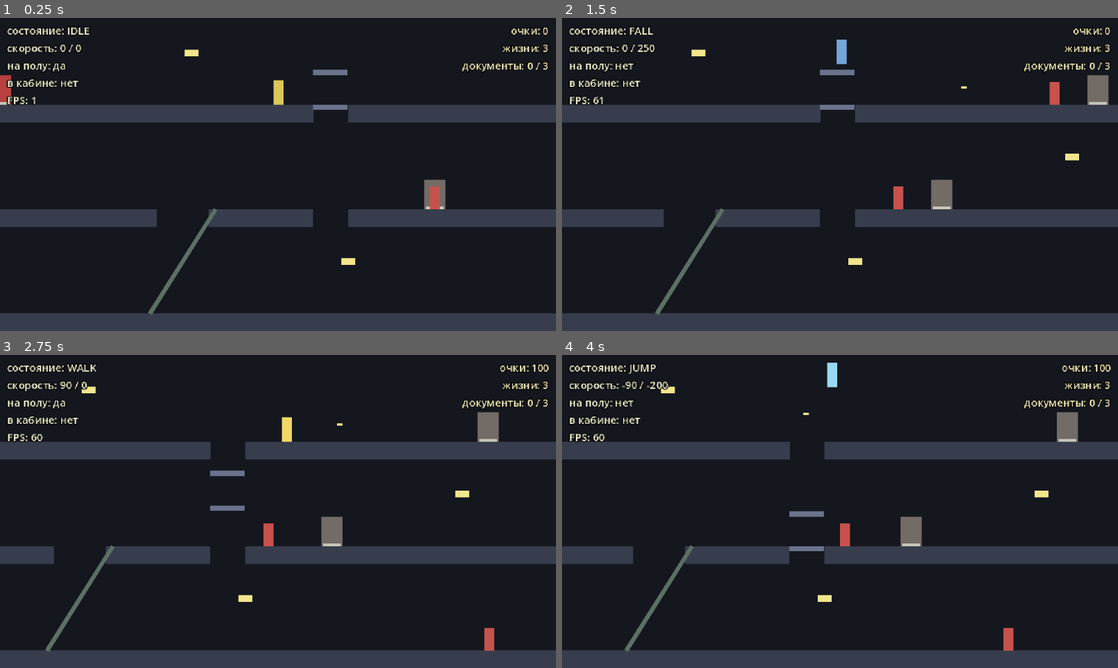
Above: before the commit, frames 1-4 (two rows, left to right).
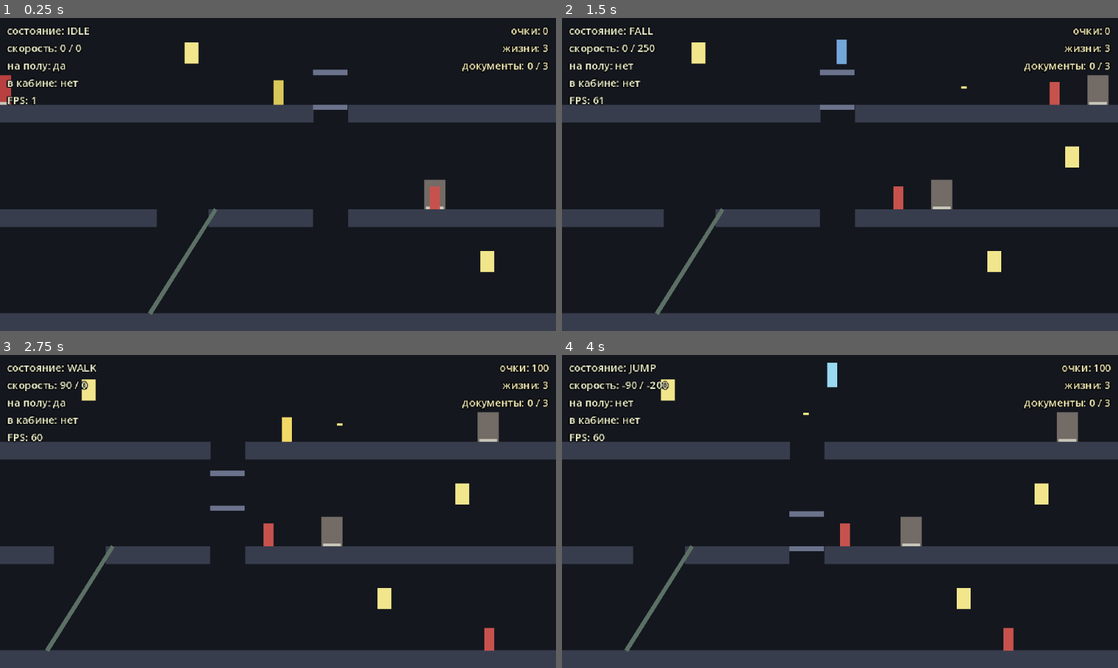
Above: after the commit, the same moments.

Repository: BalashovDmitriy/elaction
Game: Godot game, scene res://src/main.tscn
The game is run twice, just before and just after one commit, with the same random seed, the same clock (stepped at 60 frames per second) and the same inputs.
Inputs (mouse positions are in pixels of both pictures, inside the frame that each line leads up to):
- Up to frame 1 (0.25 s): no input
- Up to frame 2 (1.5 s): tap Enter at 0.5 s; move the mouse to (962, 158) at 0.52 s; hold Right (move_right) 0.53-1.25 s; tap X (shoot) at 0.6 s; click (962, 158) at 0.67 s; tap Space (jump) at 0.77 s; drag from (728, 190) to (851, 21) at 1.27 s
- Up to frame 3 (2.75 s): move the mouse to (333, 442) at 2.02 s; hold Right (move_right) from 2.03 s (still down); hold Shift from 2.03 s (still down); click (333, 442) at 2.17 s; tap X (shoot) at 2.3 s
- Up to frame 4 (4 s): release Right (move_right) at 2.75 s; release Shift at 2.75 s; drag from (812, 574) to (789, 489) at 2.77 s; move the mouse to (1006, 558) at 3.52 s; hold Left (move_left) from 3.53 s (still down); tap Ctrl at 3.6 s; click (1006, 558) at 3.67 s; tap Space (jump) at 3.77 s; tap X (shoot) at 3.8 s

The runs differ from the first frame. In frame 1, 0.4% of the frame differs, in the area x 33-89%, y 7-82%; in frame 2, 0.5%; in frame 3, 0.5%, in the area x 14-85%, y 7-82%; in frame 4, 0.5%.

Commit message:
fix(m4b): правки авторевью xhigh
Главное: в коммит уехала лампа 8 px высотой вместо задуманного подвеса.
Команда, переписывавшая сцену, не разобралась bash и не выполнилась, а
константы уровня были посчитаны уже под несуществующий размер. Попасть в
такую лампу можно было в окно шириной в два кадра, и сценарий съёмки
попадал в него чудом. Высота поднята до 24 px, окно стало шестикадровым.

Лампа нижнего этажа висела прямо в шахте, и кабина проезжала сквозь неё.
Дальность падения считалась по константе уровня, не совпадавшей с размером
сцены, поэтому лампа зависала в 16 px над полом. Повторное попадание
поднимало уже упавшую обратно: queue_free убирает узел лишь в конце кадра.

Сверх находок: лампы получили свой слой физики — на слое врагов они
заставляли и удар ногой, и собственную зону лампы разбирать чужаков.
Падение вынесено в LampFall с тестами, узел стал AnimatableBody2D, а
story_top принимает список этажей и покрыт тестом.

Co-Authored-By: Claude Opus 5 <noreply@anthropic.com>
Claude-Session: https://claude.ai/code/session_01TrsEuB7nUPBDKu2PdRbYf4

Diff:
--- a/project.godot
+++ b/project.godot
@@ -76,10 +76,13 @@
 
 ; Слой 1 — геометрия здания и кабины, слой 2 — Otto, слой 3 — враги. Маски в сценах
 ; и в коде заданы числами; имена нужны, чтобы в инспекторе было видно, что выбрано.
-; Otto и враги разведены по слоям, чтобы пуля знала, в кого ей можно попасть.
+; Otto, враги и лампы разведены по слоям, чтобы пуля знала, во что ей можно
+; попасть, а зоны удара не находили посторонних: лампа на слое врагов заставляла
+; и удар ногой, и её собственную зону разбирать чужаков.
 2d_physics/layer_1="geometry"
 2d_physics/layer_2="player"
 2d_physics/layer_3="enemies"
+2d_physics/layer_4="lamps"
 
 [rendering]
 
--- a/src/actors/enemy/enemy.gd
+++ b/src/actors/enemy/enemy.gd
@@ -51,8 +51,8 @@
 func _ready() -> void:
 	_brain.emerge_time = emerge_time
 	_brain.same_line = same_line
-	_brain.fire_range = fire_range
 	_brain.fire_cooldown = fire_cooldown
+	_refresh_fire_range()
 
 
 func _physics_process(delta: float) -> void:
@@ -87,7 +87,7 @@
 ## Сообщает агенту, что его этаж погас или снова освещён.
 func set_in_the_dark(value: bool) -> void:
 	_in_the_dark = value
-	_brain.fire_range = dark_fire_range if value else fire_range
+	_refresh_fire_range()
 
 
 ## Стоит ли агент в темноте. По этому признаку считается надбавка за убийство.
@@ -127,6 +127,13 @@
 	return _floor_probe.is_colliding()
 
 
+## Дальность стрельбы: на погашенном этаже она короче. Считается в одном месте,
+## чтобы порядок вызовов [method _ready] и [method set_in_the_dark] ничего не
+## решал — иначе настроенный до [method Node.add_child] агент прозревал бы обратно.
+func _refresh_fire_range() -> void:
+	_brain.fire_range = dark_fire_range if _in_the_dark else fire_range
+
+
 func _apply_gravity(delta: float) -> void:
 	if not is_on_floor():
 		velocity.y = minf(velocity.y + gravity * delta, max_fall_speed)
@@ -143,7 +150,7 @@
 	var bullet := BULLET_SCENE.instantiate() as Bullet
 	bullet.direction = _brain.facing
 	bullet.speed = bullet_speed
-	bullet.collision_mask = Bullet.HITS_PLAYER
+	bullet.collision_mask = Bullet.FROM_ENEMY
 	bullet.hit_target.connect(_on_bullet_hit)
 	get_parent().add_child(bullet)
 	bullet.global_position = global_position + Vector2(_brain.facing * muzzle_offset, shot_height)
--- a/src/actors/otto/otto.gd
+++ b/src/actors/otto/otto.gd
@@ -241,7 +241,7 @@
 	var bullet := BULLET_SCENE.instantiate() as Bullet
 	bullet.direction = _facing
 	bullet.speed = bullet_speed
-	bullet.collision_mask = Bullet.HITS_ENEMIES
+	bullet.collision_mask = Bullet.FROM_OTTO
 	bullet.hit_target.connect(_on_bullet_hit)
 	# Счётчик ведёт сам ствол: пуля кончается и попаданием, и на дальности.
 	bullet.tree_exited.connect(_gun.bullet_spent)
@@ -251,7 +251,7 @@
 
 
 func _on_bullet_hit(target: Node2D) -> void:
-	# Лампа висит на том же слое, что и агенты: пуля не разбирает, во что попала.
+	# Пуля не разбирает, во что попала, — разбирает стрелявший.
 	var lamp := target as Lamp
 	if lamp != null:
 		lamp.shoot_down()
--- a/src/levels/greybox_level.gd
+++ b/src/levels/greybox_level.gd
@@ -52,17 +52,18 @@
 	{"floor": 2, "x": 1000.0, "document": false},
 ]
 
-## Лампы этажей: номер этажа и x. Висят так, что стоя в них не попасть —
-## выстрел стоя идёт в 20 px над полом, а подвес начинается выше.
+## Лампы этажей: номер этажа и x. Шахту лампой не загораживаем: кабина ходит
+## в полосе SHAFT_LEFT..SHAFT_LEFT + SHAFT_WIDTH и проезжала бы сквозь подвес.
 const LAMPS: Array[Dictionary] = [
 	{"floor": 0, "x": 420.0},
 	{"floor": 1, "x": 850.0},
-	{"floor": 2, "x": 600.0},
+	{"floor": 2, "x": 760.0},
 ]
 
-## На сколько выше пола висит середина лампы и половина её высоты, px.
+## На сколько выше пола висит середина лампы, px. Стоя в лампу не попасть:
+## выстрел стоя идёт в 20 px над полом, а низ подвеса — в 48. Свою высоту и путь
+## до пола лампа знает сама — см. [method Lamp.hang].
 const LAMP_HANG_HEIGHT: float = 60.0
-const LAMP_HALF_HEIGHT: float = 20.0
 
 ## Чем накрывается погашенный этаж до настоящего света в M6.
 const DARKNESS_COLOR := Color(0.02, 0.02, 0.05, 0.72)
@@ -228,12 +229,7 @@
 	collision.shape = shape
 	zone.add_child(collision)
 
-	var visual := ColorRect.new()
-	visual.color = EXIT_COLOR
-	visual.size = area.size
-	visual.position = -area.size * 0.5
-	visual.mouse_filter = Control.MOUSE_FILTER_IGNORE
-	zone.add_child(visual)
+	zone.add_child(_panel(EXIT_COLOR, area.size, -area.size * 0.5))
 
 	zone.z_index = -1
 	zone.body_entered.connect(_on_exit_entered)
@@ -271,8 +267,8 @@
 
 
 ## Потолок этажа: низ перекрытия сверху, а у верхнего — край уровня.
-static func story_top(index: int) -> float:
-	return 0.0 if index == 0 else FLOOR_SURFACES[index - 1] + SLAB_HEIGHT
+static func story_top(index: int, surfaces: Array[float]) -> float:
+	return 0.0 if index == 0 else surfaces[index - 1] + SLAB_HEIGHT
 
 
 func _spawn_lamps() -> void:
@@ -280,10 +276,12 @@
 		var index: int = entry["floor"]
 		var lamp := LAMP_SCENE.instantiate() as Lamp
 		lamp.position = Vector2(entry["x"], FLOOR_SURFACES[index] - LAMP_HANG_HEIGHT)
-		lamp.fall_distance = LAMP_HANG_HEIGHT - LAMP_HALF_HEIGHT
 		lamp.crushed.connect(_on_lamp_crushed)
-		lamp.fell.connect(_on_lamp_fell)
+		# Этаж лампы известен здесь, и обратно из координаты его выводить незачем:
+		# упавшая лампа стоит на полу, но подвес мог бы висеть и ближе к чужому.
+		lamp.fell.connect(_on_lamp_fell.bind(index))
 		add_child(lamp)
+		lamp.hang(LAMP_HANG_HEIGHT)
 
 
 ## Лампа накрыла агента по дороге вниз — самый дорогой способ убийства.
@@ -296,8 +294,7 @@
 
 
 ## Лампа долетела до пола: этаж гаснет и обратно уже не загорается.
-func _on_lamp_fell(lamp: Lamp) -> void:
-	var index := floor_index_near(lamp.global_position.y, FLOOR_SURFACES)
+func _on_lamp_fell(index: int) -> void:
 	if not _lighting.darken(index):
 		return
 	_cover_with_darkness(index)
@@ -306,12 +303,9 @@
 
 
 func _cover_with_darkness(index: int) -> void:
-	var top := story_top(index)
-	var shade := ColorRect.new()
-	shade.color = DARKNESS_COLOR
-	shade.position = Vector2(0.0, top)
-	shade.size = Vector2(LEVEL_WIDTH, FLOOR_SURFACES[index] + SLAB_HEIGHT - top)
-	shade.mouse_filter = Control.MOUSE_FILTER_IGNORE
+	var top := story_top(index, FLOOR_SURFACES)
+	var height := FLOOR_SURFACES[index] + SLAB_HEIGHT - top
+	var shade := _panel(DARKNESS_COLOR, Vector2(LEVEL_WIDTH, height), Vector2(0.0, top))
 	shade.z_index = DARKNESS_Z
 	add_child(shade)
 
@@ -394,11 +388,16 @@
 	collision.shape = shape
 	body.add_child(collision)
 
-	var visual := ColorRect.new()
-	visual.color = SOLID_COLOR
-	visual.size = rect.size
-	visual.position = -rect.size * 0.5
-	visual.mouse_filter = Control.MOUSE_FILTER_IGNORE
-	body.add_child(visual)
-
+	body.add_child(_panel(SOLID_COLOR, rect.size, -rect.size * 0.5))
 	add_child(body)
+
+
+## Цветной прямоугольник грейбокса: перекрытие, зона выхода, тёмная полоса.
+## Мышь он не ловит — иначе перекрыл бы собой всё, что под ним.
+static func _panel(color: Color, size: Vector2, offset: Vector2) -> ColorRect:
+	var rect := ColorRect.new()
+	rect.color = color
+	rect.size = size
+	rect.position = offset
+	rect.mouse_filter = Control.MOUSE_FILTER_IGNORE
+	return rect
--- a/src/systems/combat/bullet.gd
+++ b/src/systems/combat/bullet.gd
@@ -15,9 +15,12 @@
 ## это или чужие, и ему же идут очки.
 signal hit_target(target: Node2D)
 
-## Маски слоёв: 1 — геометрия, 2 — Otto, 4 — враги.
-const HITS_ENEMIES: int = 1 | 4
-const HITS_PLAYER: int = 1 | 2
+## Во что попадает пуля. Слои: 1 — геометрия, 2 — Otto, 4 — враги, 8 — лампы.
+##
+## Названы по стрелявшему, а не по мишени: пуля Otto бьёт и по агентам, и по
+## лампам, и одним словом это не назвать.
+const FROM_OTTO: int = 1 | 4 | 8
+const FROM_ENEMY: int = 1 | 2
 
 @export var speed: float = 220.0
 
--- a/src/systems/combat/bullet.tscn
+++ b/src/systems/combat/bullet.tscn
@@ -7,7 +7,7 @@
 
 [node name="Bullet" type="Area2D"]
 collision_layer = 0
-collision_mask = 5
+collision_mask = 13
 script = ExtResource("1_bullet")
 
 [node name="Shape" type="CollisionShape2D" parent="."]
--- a/src/systems/lighting/lamp.gd
+++ b/src/systems/lighting/lamp.gd
@@ -1,5 +1,5 @@
 class_name Lamp
-extends StaticBody2D
+extends AnimatableBody2D
 
 ## Лампа под потолком этажа.
 ##
@@ -8,57 +8,64 @@
 ##
 ## Otto лампа не трогает: источники говорят только об агентах, поэтому зона удара
 ## смотрит лишь на их слой.
+##
+## Узел двигает себя сам, поэтому [AnimatableBody2D], а не [StaticBody2D] — как и
+## кабина лифта. Само падение считает [LampFall], без узлов и физики.
 
 ## Лампа задела агента по дороге вниз. Убивает его и считает очки уровень.
 signal crushed(agent: Enemy)
 
-## Лампа долетела до пола. Уровень по этому сигналу гасит этаж.
-signal fell(lamp: Lamp)
+## Лампа долетела до пола. Уровень по этому сигналу гасит этаж: какой именно,
+## он знает сам — этаж привязан к обработчику, когда лампу вешали.
+signal fell
 
 const LIT_COLOR := Color(0.95, 0.90, 0.55)
 const FALLING_COLOR := Color(0.72, 0.66, 0.38)
 
 @export var fall_speed: float = 260.0
 
-## Сколько лететь до пола, px. Ставит уровень, когда вешает лампу.
-@export var fall_distance: float = 74.0
-
-var _falling: bool = false
-var _fallen: float = 0.0
+var _fall := LampFall.new()
 
 @onready var _crush_zone: Area2D = $CrushZone
 @onready var _visual: ColorRect = $Visual
+@onready var _shape: CollisionShape2D = $Shape
 
 
 func _ready() -> void:
+	_fall.speed = fall_speed
 	_visual.color = LIT_COLOR
 
 
 func _physics_process(delta: float) -> void:
-	if not _falling:
+	var step := _fall.advance(delta)
+	if is_zero_approx(step):
 		return
 
-	var step := minf(fall_speed * delta, fall_distance - _fallen)
 	position.y += step
-	_fallen += step
 	# Проверяем каждый кадр падения: лампа сбивает всех, кого прошла насквозь.
 	_crush_agents()
 
-	if _fallen >= fall_distance:
+	if _fall.has_landed():
 		_land()
 
 
-## Сбита выстрелом. Повторные попадания ничего не меняют.
-func shoot_down() -> void:
-	if _falling:
-		return
-	_falling = true
-	_visual.color = FALLING_COLOR
+## Вешает лампу: [param hang_height] — на сколько её середина выше пола этажа.
+##
+## Сколько лететь, лампа считает по своей же высоте: иначе уровню пришлось бы
+## держать копию размера из lamp.tscn и следить, чтобы та не разъехалась.
+## Звать после добавления в дерево — форма берётся из узла.
+func hang(hang_height: float) -> void:
+	var box := _shape.shape as RectangleShape2D
+	_fall.distance = maxf(hang_height - box.size.y * 0.5, 0.0)
 
 
-## Горит ли лампа ещё.
-func is_lit() -> bool:
-	return not _falling
+## Сбита выстрелом. Повторные попадания ничего не меняют, в том числе и по уже
+## упавшей: [method queue_free] убирает её лишь в конце кадра, и до тех пор она
+## продолжает ловить пули.
+func shoot_down() -> void:
+	if not _fall.start():
+		return
+	_visual.color = FALLING_COLOR
 
 
 func _crush_agents() -> void:
@@ -70,8 +77,7 @@
 
 
 func _land() -> void:
-	_falling = false
-	fell.emit(self)
+	fell.emit()
 	# Осколки не оставляем: тёмный этаж и так виден, а тело на полу ловило бы
 	# пули игрока, которым положено лететь дальше.
 	queue_free()
--- a/src/systems/lighting/lamp.tscn
+++ b/src/systems/lighting/lamp.tscn
@@ -3,13 +3,13 @@
 [ext_resource type="Script" path="res://src/systems/lighting/lamp.gd" id="1_lamp"]
 
 [sub_resource type="RectangleShape2D" id="RectangleShape2D_lamp"]
-size = Vector2(16, 8)
+size = Vector2(16, 24)
 
 [sub_resource type="RectangleShape2D" id="RectangleShape2D_crush"]
-size = Vector2(20, 14)
+size = Vector2(20, 26)
 
-[node name="Lamp" type="StaticBody2D"]
-collision_layer = 4
+[node name="Lamp" type="AnimatableBody2D"]
+collision_layer = 8
 collision_mask = 0
 script = ExtResource("1_lamp")
 
@@ -18,9 +18,9 @@
 
 [node name="Visual" type="ColorRect" parent="."]
 offset_left = -8.0
-offset_top = -4.0
+offset_top = -12.0
 offset_right = 8.0
-offset_bottom = 4.0
+offset_bottom = 12.0
 mouse_filter = 2
 color = Color(0.95, 0.9, 0.55, 1)
 
--- /dev/null
+++ b/src/systems/lighting/lamp_fall.gd
@@ -0,0 +1,44 @@
+class_name LampFall
+extends RefCounted
+
+## Падение лампы: сбита или нет, сколько пролетела, долетела ли.
+##
+## Ни узлов, ни физики — узел спрашивает, на сколько сдвинуться в этом кадре.
+## Тем же приёмом, что [DoorVisit] и [EnemyBrain]: правила проверяются без сцены,
+## как требуют соглашения проекта.
+
+## Скорость падения, px/с.
+var speed: float = 260.0
+
+## Сколько лететь до пола, px. Считается от формы самой лампы.
+var distance: float = 40.0
+
+var falling: bool = false
+
+var _fallen: float = 0.0
+
+
+## Сбивает лампу. Возвращает false, если она уже падает или давно упала: иначе
+## вторая пуля в том же кадре подняла бы её обратно — узел исчезает не сразу.
+func start() -> bool:
+	if falling or _fallen > 0.0:
+		return false
+	falling = true
+	return true
+
+
+## На сколько лампа сдвигается вниз в этом кадре. Ноль, пока висит или уже упала.
+func advance(delta: float) -> float:
+	if not falling:
+		return 0.0
+
+	var step := minf(speed * delta, distance - _fallen)
+	_fallen += step
+	if _fallen >= distance:
+		falling = false
+	return step
+
+
+## Долетела ли лампа до пола.
+func has_landed() -> bool:
+	return _fallen >= distance
--- /dev/null
+++ b/tests/test_lamp_fall.gd
@@ -0,0 +1,51 @@
+extends GutTest
+
+## Тесты падения лампы.
+##
+## Второй «взвод» в проекте после двери: узел исчезает лишь в конце кадра, и до
+## тех пор продолжает ловить пули. Без запрета на повторный запуск вторая пуля
+## подняла бы уже упавшую лампу обратно.
+
+const STEP: float = 0.1
+
+
+func _fall() -> LampFall:
+	var fall := LampFall.new()
+	fall.speed = 100.0
+	fall.distance = 40.0
+	return fall
+
+
+func test_hanging_lamp_does_not_move() -> void:
+	assert_eq(_fall().advance(STEP), 0.0, "пока не сбита — висит")
+
+
+func test_shot_lamp_starts_falling() -> void:
+	var fall := _fall()
+	assert_true(fall.start())
+	assert_almost_eq(fall.advance(STEP), 10.0, 0.01)
+
+
+func test_second_bullet_does_not_restart_the_fall() -> void:
+	var fall := _fall()
+	fall.start()
+	assert_false(fall.start(), "уже падает")
+
+
+func test_fall_stops_exactly_at_the_floor() -> void:
+	var fall := _fall()
+	fall.start()
+	var travelled := 0.0
+	for _frame: int in 10:
+		travelled += fall.advance(STEP)
+	assert_almost_eq(travelled, fall.distance, 0.01, "пролетела ровно сколько отмерено")
+	assert_true(fall.has_landed())
+
+
+func test_landed_lamp_stays_down() -> void:
+	var fall := _fall()
+	fall.start()
+	for _frame: int in 10:
+		fall.advance(STEP)
+	assert_false(fall.start(), "вторая пуля в упавшую лампу её не поднимает")
+	assert_eq(fall.advance(STEP), 0.0)
--- a/tests/test_respawn_floor.gd
+++ b/tests/test_respawn_floor.gd
@@ -25,3 +25,10 @@
 	assert_eq(GreyboxLevel.floor_index_near(105.0, FLOORS), 0, "верхний этаж")
 	assert_eq(GreyboxLevel.floor_index_near(215.0, FLOORS), 1)
 	assert_eq(GreyboxLevel.floor_index_near(340.0, FLOORS), 2, "нижний этаж")
+
+
+func test_story_top_is_the_ceiling_of_the_floor() -> void:
+	# У верхнего этажа потолка нет — берётся край уровня.
+	assert_eq(GreyboxLevel.story_top(0, FLOORS), 0.0)
+	var second := FLOORS[0] + GreyboxLevel.SLAB_HEIGHT
+	assert_eq(GreyboxLevel.story_top(1, FLOORS), second, "низ перекрытия сверху")
Not shown, added: src/systems/lighting/lamp_fall.gd.uid
Not shown, added: tests/test_lamp_fall.gd.uid
Not shown, changed: docs/STATUS.md
